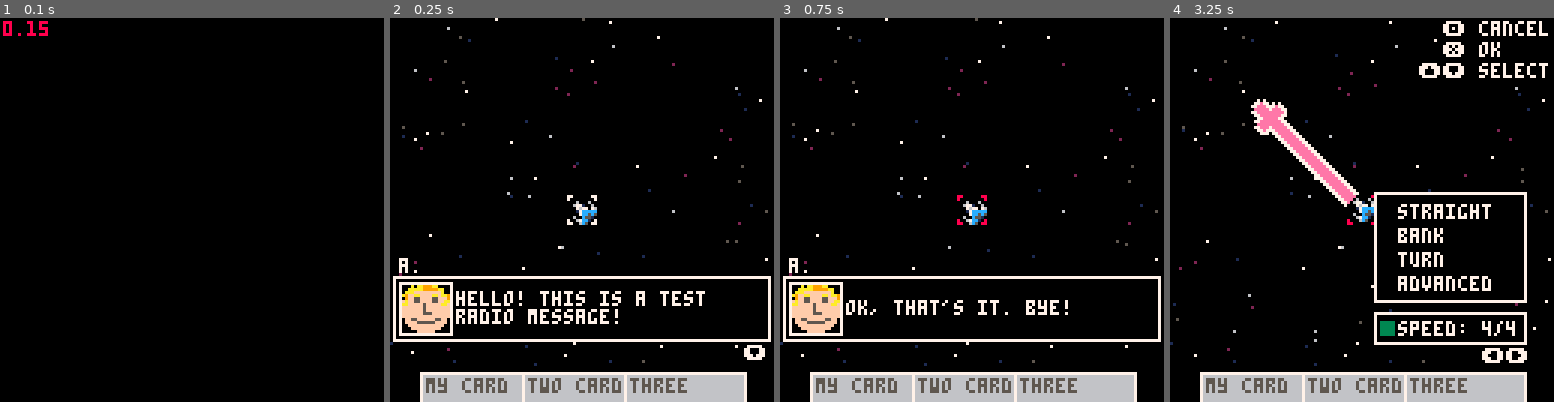
Above: before the commit, frames 1-4 (left to right).
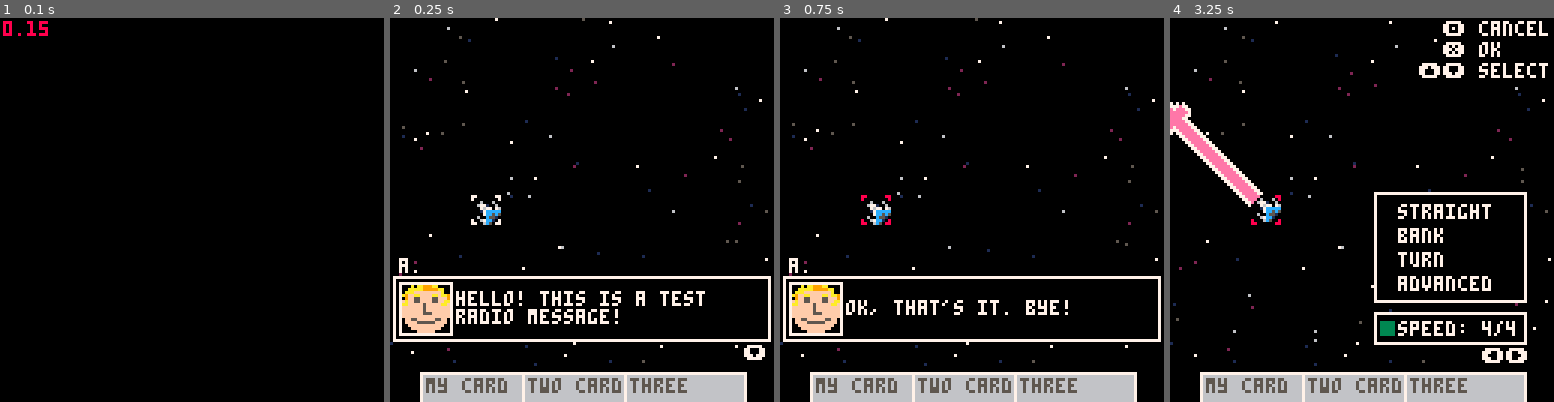
Above: after the commit, the same moments.

Repository: karjona/ondatra
Game: PICO-8 cartridge ondatra.p8
Two runs of this game, one before a commit and one after it. Both use one fixed random seed, a clock stepped at 60 frames per second and the inputs below.
Inputs:
- Up to frame 1 (0.1 s): no input
- Up to frame 2 (0.25 s): no input
- Up to frame 3 (0.75 s): tap X (X key) at 0.33 s; tap O (Z key) at 0.7 s
- Up to frame 4 (3.25 s): tap X (X key) at 1.07, 1.85, 2.97 s; hold Right 1.6-2.1 s; tap O (Z key) every 0.4 s from 1.7 to 2.9 s; hold Up 2.15-2.42 s; hold Right 2.47-3.03 s; hold Left from 3.08 s (still down)

Frame 1 is identical in both runs. In frame 2, 0.6% of the frame differs, in the area x 21-54%, y 46-54%; in frame 3, 0.6%; in frame 4, 4.2%, in the area x 0-54%, y 21-54%.

Commit message:
Add bank movement with speed 1

Diff:
--- a/ondatra.p8
+++ b/ondatra.p8
@@ -69,15 +69,18 @@
 67cccc76000000000000000000000000000000000000000000000000000000000000000000000000000000000000000000000000000000000000000000000000
 6cc55cc6000000000000000000000000000000000000000000000000000000000000000000000000000000000000000000000000000000000000000000000000
 65511556000000000000000000000000000000000000000000000000000000000000000000000000000000000000000000000000000000000000000000000000
-77000000007ee7000007700000000000770000000777000000000000000000000000000000000000000000000000000000000000000000000000000000000000
-70000000007ee700007ee700000000007870000007ee700000000000000000000000000000000000000000000000000000000000000000000000000000000000
-00000000007ee700007ee700007777777887000077ee777000000000000000000000000000000000000000000000000000000000000000000000000000000000
-00000000007ee700077ee770007eeeee78700000eeeeeee700000000000000000000000000000000000000000000000000000000000000000000000000000000
-00000000007ee7007eeeeee7007eeeee77000000eeeeeee700000000000000000000000000000000000000000000000000000000000000000000000000000000
-00000000007ee7007eeeeee7007ee7770000000077ee777000000000000000000000000000000000000000000000000000000000000000000000000000000000
+77000000007ee70000077000000000007700000007770000007ee700000000000000000000000000000000000000000000000000000000000000000000000000
+70000000007ee700007ee700000000007870000007ee7000007ee700000000000000000000000000000000000000000000000000000000000000000000000000
+00000000007ee700007ee700007777777887000077ee7770007ee777000000000000000000000000000000000000000000000000000000000000000000000000
+00000000007ee700077ee770007eeeee78700000eeeeeee7007eeeee000000000000000000000000000000000000000000000000000000000000000000000000
+00000000007ee7007eeeeee7007eeeee77000000eeeeeee7007eeeee000000000000000000000000000000000000000000000000000000000000000000000000
+00000000007ee7007eeeeee7007ee7770000000077ee777000777777000000000000000000000000000000000000000000000000000000000000000000000000
 00000000007ee700777ee777007ee7000000000007ee700000000000000000000000000000000000000000000000000000000000000000000000000000000000
 00000000007ee700007ee700007ee700000000000777000000000000000000000000000000000000000000000000000000000000000000000000000000000000
 __map__
 4000520051000000005355000000000000000000000000000000000000000000000000000000000000000000000000000000000000000000000000000000000000000000000000000000000000000000000000000000000000000000000000000000000000000000000000000000000000000000000000000000000000000000
+0000000000000000000000000000000000000000000000000000000000000000000000000000000000000000000000000000000000000000000000000000000000000000000000000000000000000000000000000000000000000000000000000000000000000000000000000000000000000000000000000000000000000000
+0000000000000000000000000000000000000000000000000000000000000000000000000000000000000000000000000000000000000000000000000000000000000000000000000000000000000000000000000000000000000000000000000000000000000000000000000000000000000000000000000000000000000000
+0000000000000000005655000000000000000000000000000000000000000000000000000000000000000000000000000000000000000000000000000000000000000000000000000000000000000000000000000000000000000000000000000000000000000000000000000000000000000000000000000000000000000000
 
 
--- a/src/entities/ship.lua
+++ b/src/entities/ship.lua
@@ -12,7 +12,7 @@
     type = "ship",
     model = model,
     selected = true,
-    x = 64,
+    x = 32,
     y = 64,
     angle = 315,
     move_x = nil,
--- a/src/utilities/moves.lua
+++ b/src/utilities/moves.lua
@@ -81,11 +81,14 @@
 end
 
 function draw_arrow(ship, type, speed)
-  local x = ship.x + 50
-  local y = ship.y - 50
-  local turn_offset = 0
+  local x_offset, y_offset, scale = calculateOffsets(ship)
 
   if type == "bank" then
+    local spr_mapy = .5
+    local arrow_x_offset = 0
+    local arrow_y_offset = 0
+
+    --[[
     local flip_first = false
     local flip_second = true
 
@@ -94,6 +97,7 @@
       turn_offset = -16
       flip_second = false
     end
+
 
     if speed >= 2 then
       for i = 1, speed - 2 do
@@ -102,9 +106,30 @@
       spr(83, ship.x - 4, ship.y - speed * 8 + 4, 1, 1, flip_first)
       spr(83, ship.x + 4 + turn_offset, ship.y - speed * 8 + 4, 1, 1, flip_second, true)
       spr(82, ship.x + 4 + turn_offset, ship.y - speed * 8 - 4)
-    else
-      spr(83, ship.x + 4 + turn_offset, ship.y - speed * 8 + 4, 1, 1, flip_second, true)
-      spr(82, ship.x + 4 + turn_offset, ship.y - speed * 8 - 4)
+    end
+    --]]
+
+    if speed == 1 then
+      local arrow_angle = (360 - ship.angle + 270) % 360
+      if move_orientation == 2 then
+        spr_mapy = 3.5
+      end
+
+      -- lets calc the arrow offsets
+      local angleOffsets = {
+        [0] = { [1] = { 7, 0 }, [2] = { -10, 0 } },
+        [45] = { [1] = { 5, 7 }, [2] = { -7, -5 } },
+        [90] = { [1] = { 0, 7 }, [2] = { 0, -10 } },
+        [135] = { [1] = { -5, 7 }, [2] = { 7, -5 } },
+        [180] = { [1] = { -7, 0 }, [2] = { 10, 0 } },
+        [225] = { [1] = { -5, -7 }, [2] = { 7, 5 } },
+        [270] = { [1] = { 0, -7 }, [2] = { 0, 10 } },
+        [315] = { [1] = { 5, -7 }, [2] = { -7, 5 } }
+      }
+      arrow_x_offset, arrow_y_offset = unpack(angleOffsets[ship.angle % 360][move_orientation] or { 0, 0 })
+
+      -- draw the arrow
+      rspr(ship.x + arrow_x_offset, ship.y + arrow_y_offset, arrow_angle / 360, 9.5, spr_mapy, 3, true, 1)
     end
 
     move_target_arrow_pos = { y = ship.y - speed * 8 }
@@ -118,18 +143,13 @@
   end
 
   if type == "turn" then
-    local x_offset, y_offset, scale, turn_offset = calculateOffsets(ship)
-    local arrow_angle = 0
-
     for i = 1, speed - 1 do
       rspr(ship.x + x_offset * i, ship.y - i * y_offset, ship.angle / 360, 4.5, .5, 1, false, scale)
     end
     if move_orientation == 1 then
       angle = ship.angle / 360
-      arrow_angle = (ship.angle + 90) / 360
     else
       angle = -ship.angle / 360
-      arrow_angle = (ship.angle - 90) / 360
     end
 
     if move_orientation == 1 then
@@ -149,8 +169,6 @@
   end
 
   if type == "straight" then
-    local x_offset, y_offset, scale = calculateOffsets(ship)
-
     for i = 1, speed - 1 do
       rspr(ship.x + x_offset * i, ship.y - i * y_offset, ship.angle / 360, 4.5, .5, 1, false, scale)
     end
